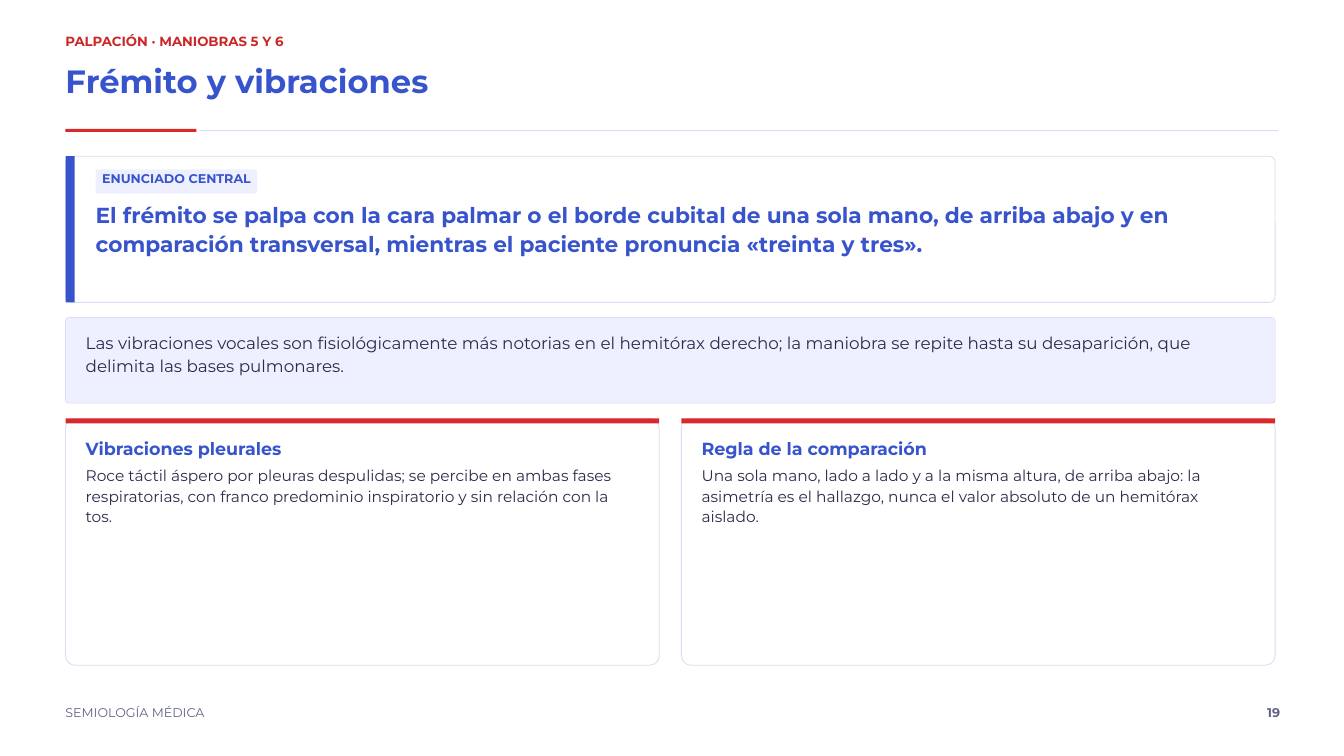
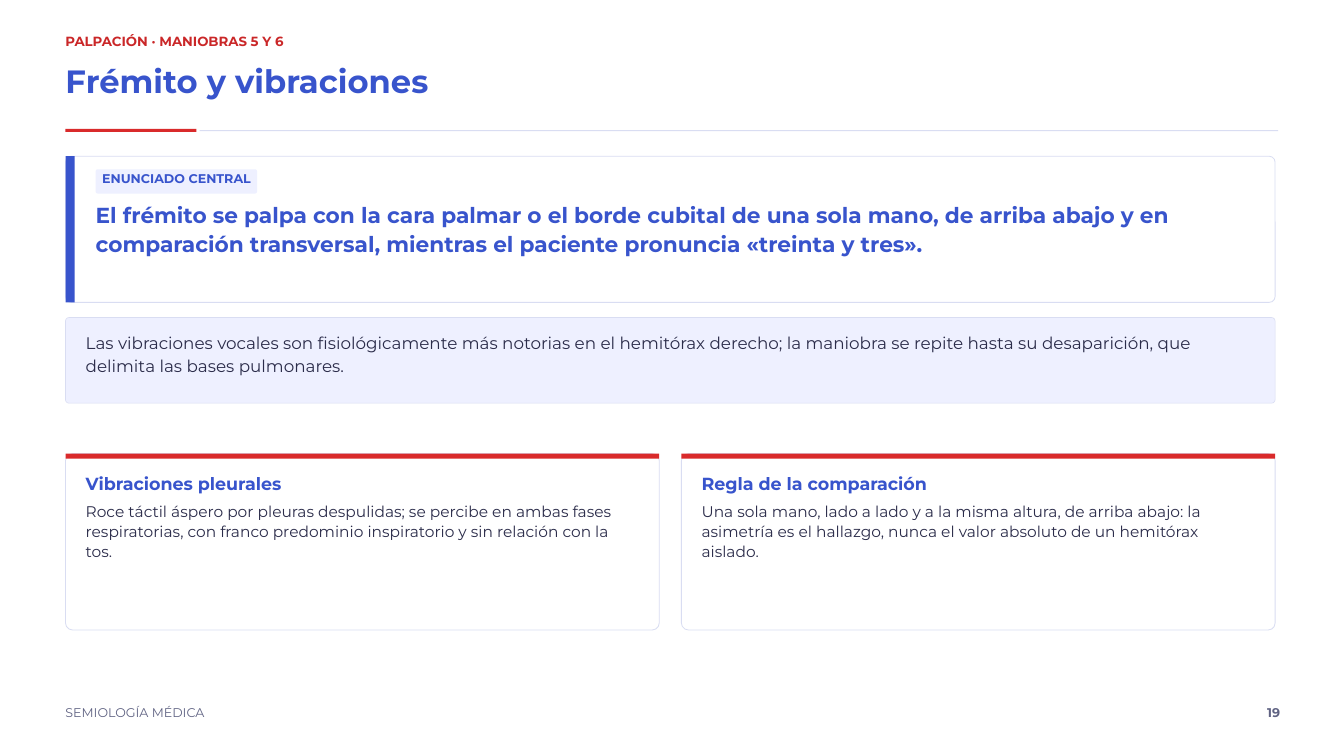
Before and after one commit to rpsin9096/slide-repo-v1, a slide deck: slide 19 of decks/semiotecnia-torax/semiotecnia_del_torax.pptx. Drawn at 1344x756 pixels with LibreOffice and Linux fonts; fonts in the diff are those of the drawing. Boxes give left, top, right and bottom in pixels: in the first picture for what was removed or moved away, otherwise in the second. Text is boxed around its words. In the diff, an @@ line names an element or a change of style, - is before the commit and + after.

Commit message:
Deck: tarjetas de key_point a la medida del texto
m_definition calculaba la altura de las tarjetas como el resto de la banda, así
que un enunciado corto dejaba cajas de 4 in con dos líneas. Ahora la altura sale
de est_height (+10%), con mínimo de 1.75 in y el bloque centrado.

Incluye el PDF de vista previa regenerado y la nota en el README del deck.

```diff
--- a/decks/semiotecnia-torax/semiotecnia_del_torax.pptx
+++ b/decks/semiotecnia-torax/semiotecnia_del_torax.pptx
@@ rounded rectangle: place and size @@
-rounded rectangle at [66,418,659,665]
+rounded rectangle at [66,454,659,630]
@@ rectangle: place and size @@
-rectangle at [66,418,659,423]
+rectangle at [66,454,659,459]
@@ text "Vibraciones pleurales": place and size @@
-text "Vibraciones pleurales" at [86,441,612,522]
+text "Vibraciones pleurales" at [86,476,612,557]
@@ rounded rectangle: place and size @@
-rounded rectangle at [682,418,1275,665]
+rounded rectangle at [682,454,1275,630]
@@ rectangle: place and size @@
-rectangle at [682,418,1275,423]
+rectangle at [682,454,1275,459]
@@ text "Regla de la comparación": place and size @@
-text "Regla de la comparación" at [702,441,1200,522]
+text "Regla de la comparación" at [702,476,1200,557]
```
Also in this commit, not shown: 3 other slides changed, 3 other files.
